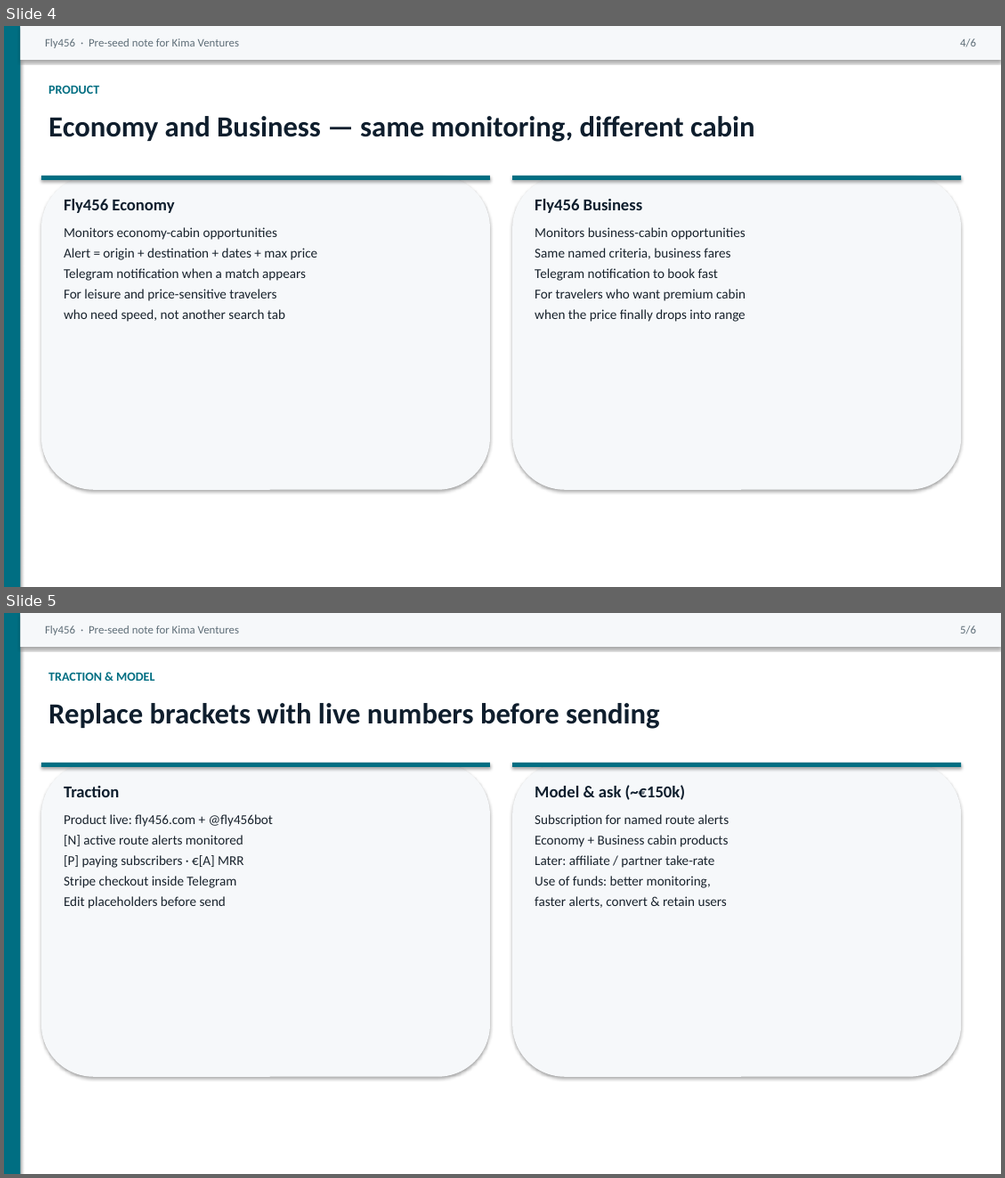
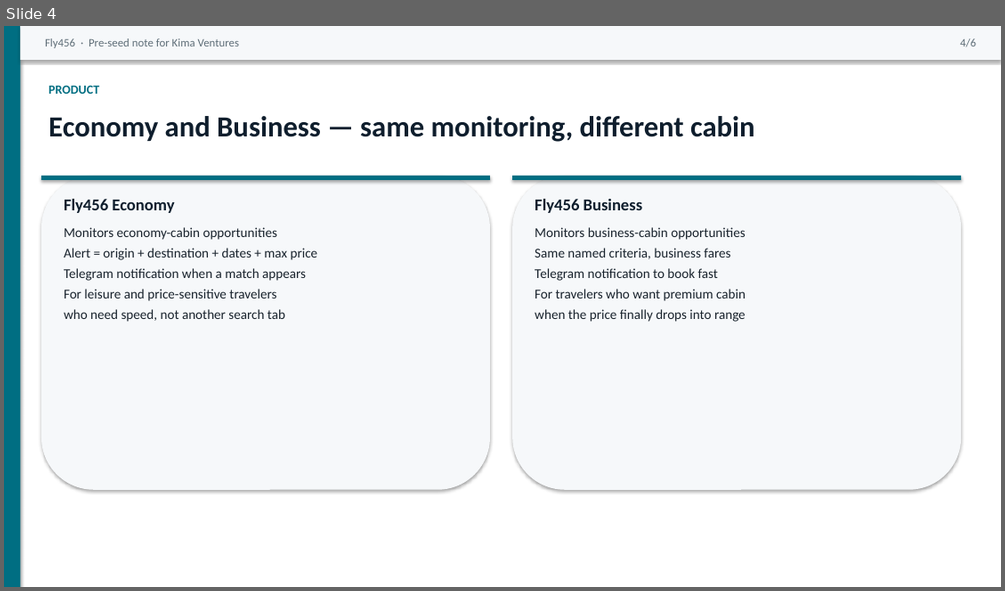
Before and after one commit to Parvusmedia/vpsfullcontrol, a slide deck: Fly456_Kima_OnePager.pptx. Shown one above the other, each under a label of ours: slides 4 and 5 before the commit, slide 4 after it. The pictures are 1005x1178 and 1005x591 pixels, drawn with LibreOffice and Linux fonts; fonts in the diff are those of the drawing. Boxes give left, top, right and bottom in pixels: in the first picture for what was removed or moved away, otherwise in the second. Text is boxed around its words. In the diff, an @@ line names an element or a change of style, - is before the commit and + after.

```diff
--- a/Fly456_Kima_OnePager.pptx
+++ b/Fly456_Kima_OnePager.pptx
@@ slide 5 removed at [4, 613, 1001, 1174], background #FFFFFF @@
@@ rectangle removed at [4, 613, 1001, 1174] @@
@@ rectangle removed at [4, 613, 20, 1174] @@
@@ rectangle removed at [20, 613, 1001, 647] @@
@@ text removed at [45, 625, 240, 635] @@
-Fly456 · Pre-seed note for Kima Ventures
@@ text removed at [960, 625, 976, 633] @@
-5/6
@@ text removed at [48, 672, 154, 681] @@
-TRACTION & MODEL
@@ text removed at [48, 703, 659, 729] @@
-Replace brackets with live numbers before sending
@@ rounded rectangle removed at [41, 763, 490, 1077] @@
@@ rectangle removed at [41, 763, 490, 767] @@
@@ rounded rectangle removed at [512, 763, 961, 1077] @@
@@ rectangle removed at [512, 763, 961, 767] @@
@@ text removed at [64, 786, 119, 797] @@
-Traction
@@ text removed at [534, 785, 685, 800] @@
-Model & ask (~€150k)
@@ text removed at [64, 814, 273, 908] @@
-Product live: fly456.com + @fly456bot
-[N] active route alerts monitored
-[P] paying subscribers · €[A] MRR
-Stripe checkout inside Telegram
-Edit placeholders before send
@@ text removed at [534, 814, 729, 908] @@
-Subscription for named route alerts
-Economy + Business cabin products
-Later: affiliate / partner take-rate
-Use of funds: better monitoring,
-faster alerts, convert & retain users
```
Also in this commit, not shown: 1 slide added, 6 other files.
